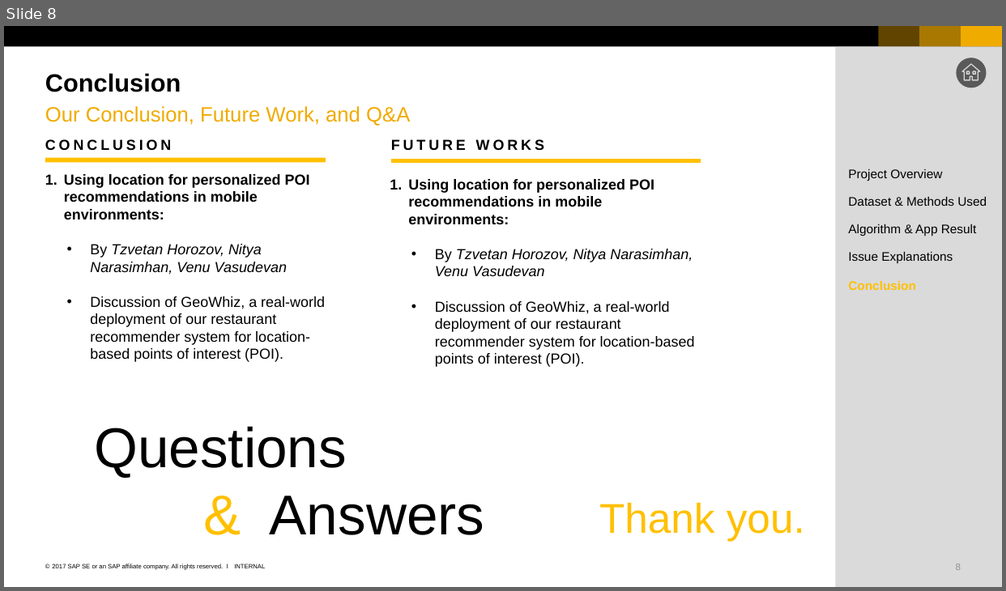
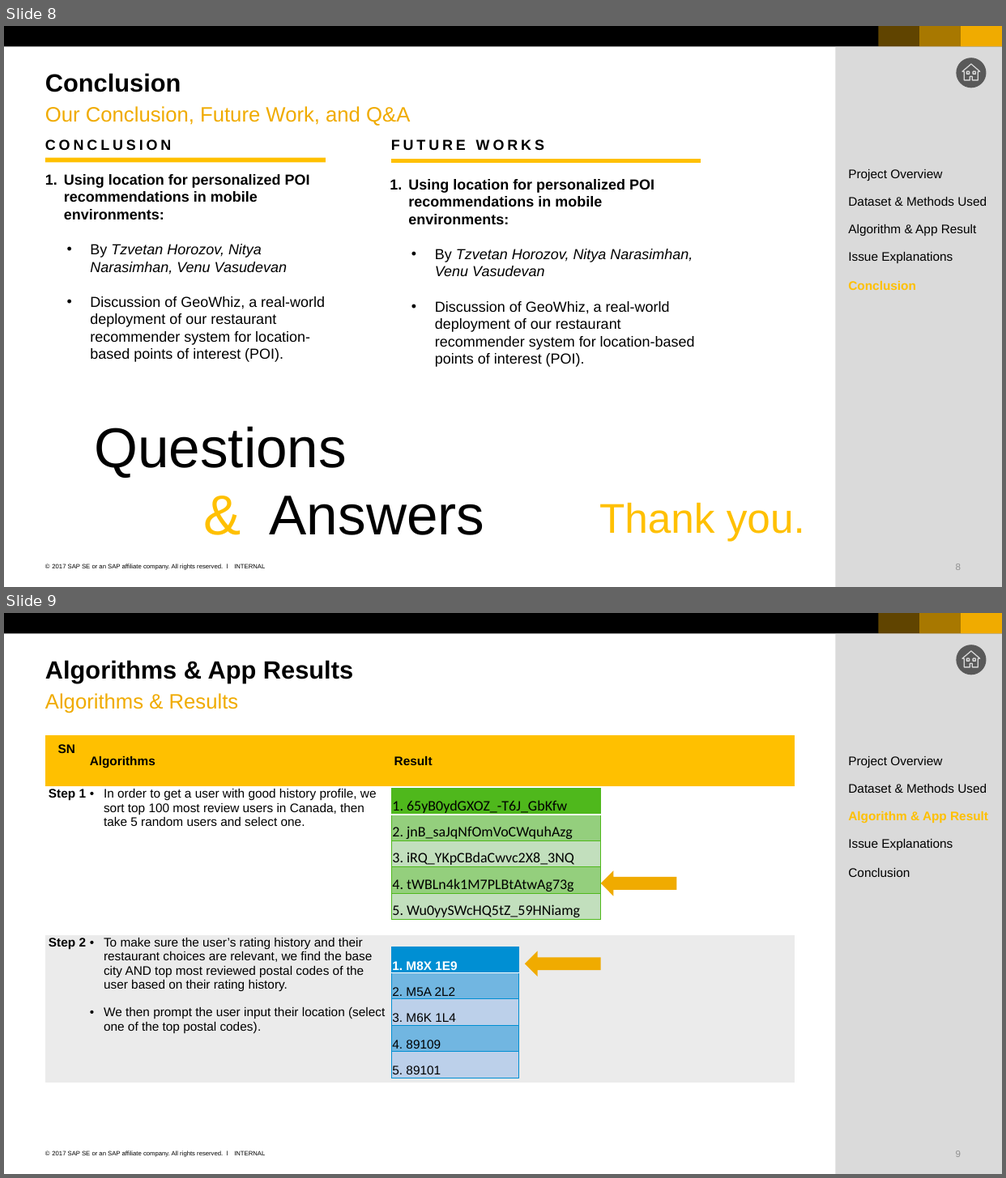
Before and after one commit to nguyenthanhtung2605/yelp-data-analysis, a slide deck: project_yelp_recommendation/15_Apr10_HuyNguyen_TungNguyen_Yelp_Restaurant_Recommendation_tungedit.pptx. Shown one above the other, each under a label of ours: slide 8 before the commit, slides 8 and 9 after it. The pictures are 1006x591 and 1006x1178 pixels, drawn with LibreOffice and Linux fonts; fonts in the diff are those of the drawing. Boxes give left, top, right and bottom in pixels: in the first picture for what was removed or moved away, otherwise in the second. Text is boxed around its words. In the diff, an @@ line names an element or a change of style, - is before the commit and + after.

```diff
--- a/project_yelp_recommendation/15_Apr10_HuyNguyen_TungNguyen_Yelp_Restaurant_Recommendation_tungedit.pptx
+++ b/project_yelp_recommendation/15_Apr10_HuyNguyen_TungNguyen_Yelp_Restaurant_Recommendation_tungedit.pptx
@@ slide 9 added at (4,613,1002,1174), background #FFFFFF; not listed: 9 template elements that a slide beside it also shows @@
@@ title added at (45,660,353,683), 24 pt, text #000000, bold @@
+Algorithms & App Results
@@ text added at (45,693,239,713), 20 pt, text #F0AB00 @@
+Algorithms & Results
@@ table added at (45,735,795,1083), 3 rows, 3 columns @@
+SN | Algorithms | Result
+Step 1 | In order to get a user with good history profile, we sort top 100 most review users in Canada, then take 5 random users and select one. | 
+Step 2 | To make sure the user’s rating history and their restaurant choices are relevant, we find the base city AND top most reviewed postal codes of the user based on their rating history. / We then prompt the user input their location (select one of the top postal codes). | 
@@ text added at (848,756,942,768), 12 pt, text #000000 @@
+Project Overview
@@ table added at (391,789,600,921), 5 rows, 1 columns @@
+1. 65yB0ydGXOZ_-T6J_GbKfw
+2. jnB_saJqNfOmVoCWquhAzg
+3. iRQ_YKpCBdaCwvc2X8_3NQ
+4. tWBLn4k1M7PLBtAtwAg73g
+5. Wu0yySWcHQ5tZ_59HNiamg
@@ text added at (848,784,987,793), 12 pt, text #000000 @@
+Dataset & Methods Used
@@ text added at (848,811,988,824), 12 pt, text #FFC000, bold @@
+Algorithm & App Result
@@ text added at (848,839,953,850), 12 pt, text #000000 @@
+Issue Explanations
@@ left arrow added at (600,871,676,896), fill #F0AB00 @@
@@ text added at (848,868,910,877), 12 pt, text #000000 @@
+Conclusion
@@ table added at (391,947,518,1078), 5 rows, 1 columns @@
+1. M8X 1E9
+2. M5A 2L2
+3. M6K 1L4
+4. 89109
+5. 89101
@@ left arrow added at (525,951,601,977), fill #F0AB00 @@
```
Also in this commit, not shown: 4 other slides added, 13 other files.
